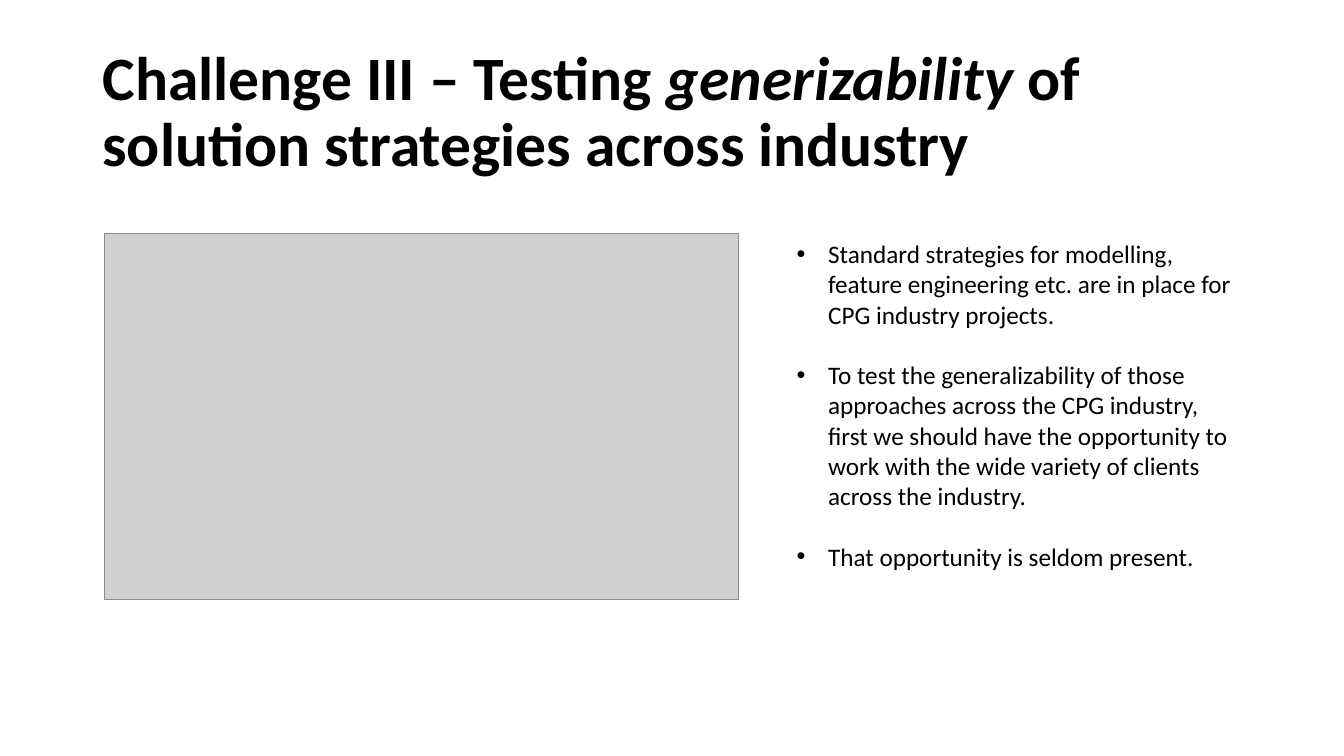
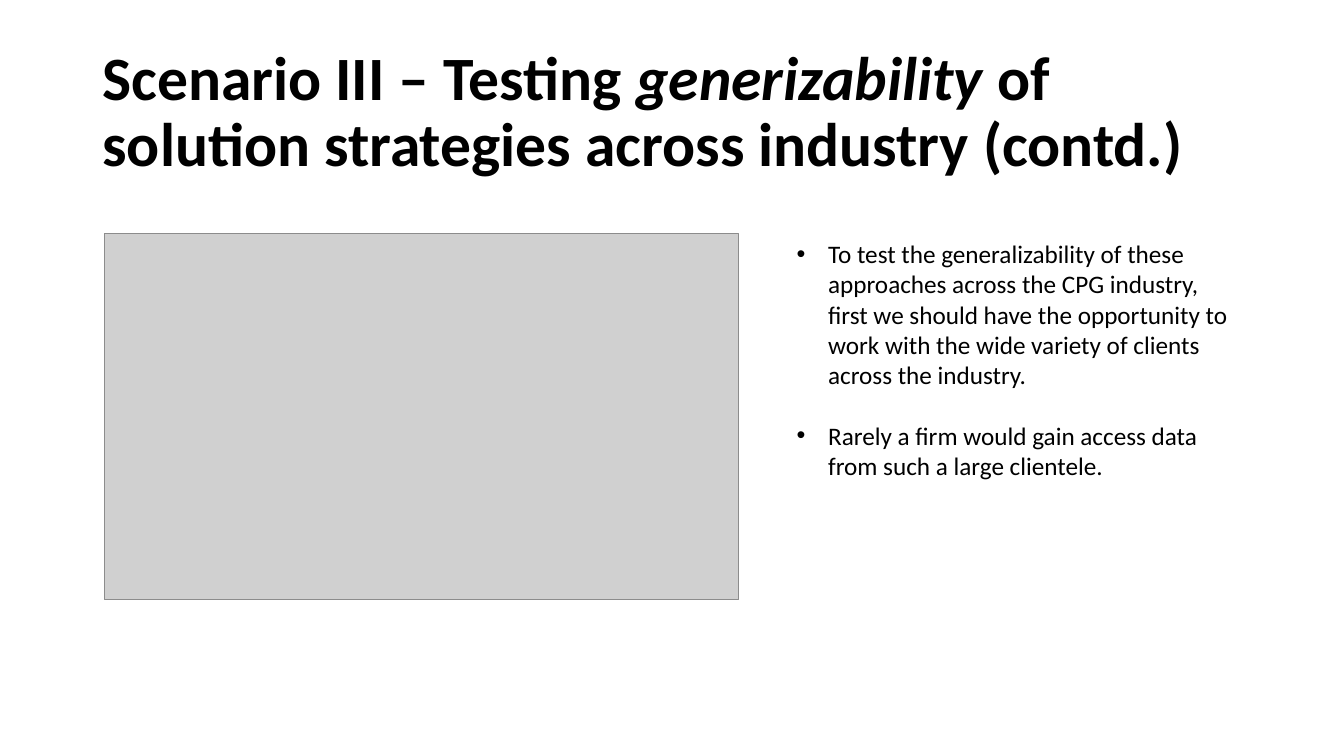
Before and after one commit to AnirbanChakraborty06/DBN-Data-Generator, a slide deck: slide 10 of Utility of Dynamic Bayesian Networks.pptx (slide 9 before the commit). Drawn at 1344x756 pixels with LibreOffice and Linux fonts; fonts in the diff are those of the drawing; grey boxes stand for pictures. Boxes give left, top, right and bottom in pixels: in the first picture for what was removed or moved away, otherwise in the second. Text is boxed around its words. In the diff, an @@ line names an element or a change of style, - is before the commit and + after.

Commit message:
Updating presentation on utility of DBN-Generator
Few slides have been added to the existing presentation.

```diff
--- a/Utility of Dynamic Bayesian Networks.pptx
+++ b/Utility of Dynamic Bayesian Networks.pptx
@@ title at bbox=[102, 56, 1183, 177]: text changed @@
-Challenge III – Testing generizability of solution strategies across industry
+Scenario III – Testing generizability of solution strategies across industry (contd.)
@@ text at bbox=[828, 245, 1227, 480]: text changed @@
-• Standard strategies for modelling, feature engineering etc. are in place for CPG industry projects.
-• To test the generalizability of those approaches across the CPG industry, first we should have the opportunity to work with the wide variety of clients across the industry.
-• That opportunity is seldom present.
+• To test the generalizability of these approaches across the CPG industry, first we should have the opportunity to work with the wide variety of clients across the industry.
+• Rarely a firm would gain access data from such a large clientele.
```
Also in this commit, not shown: 5 other slides changed, 7 slides added.
